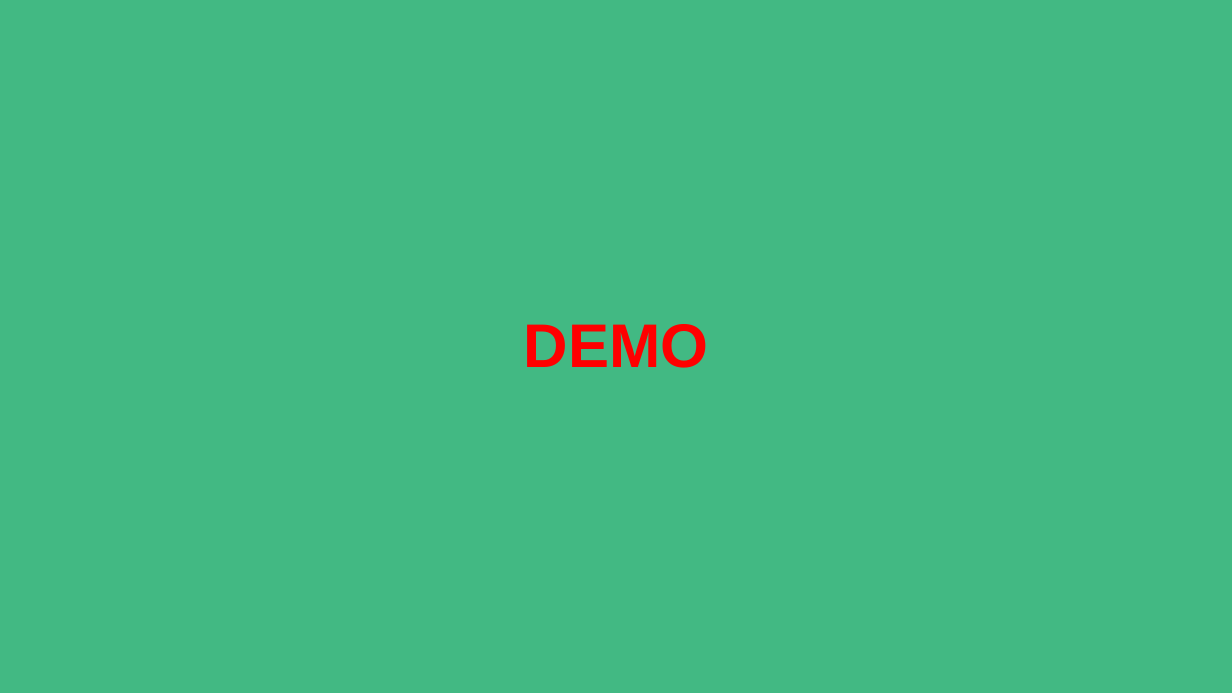
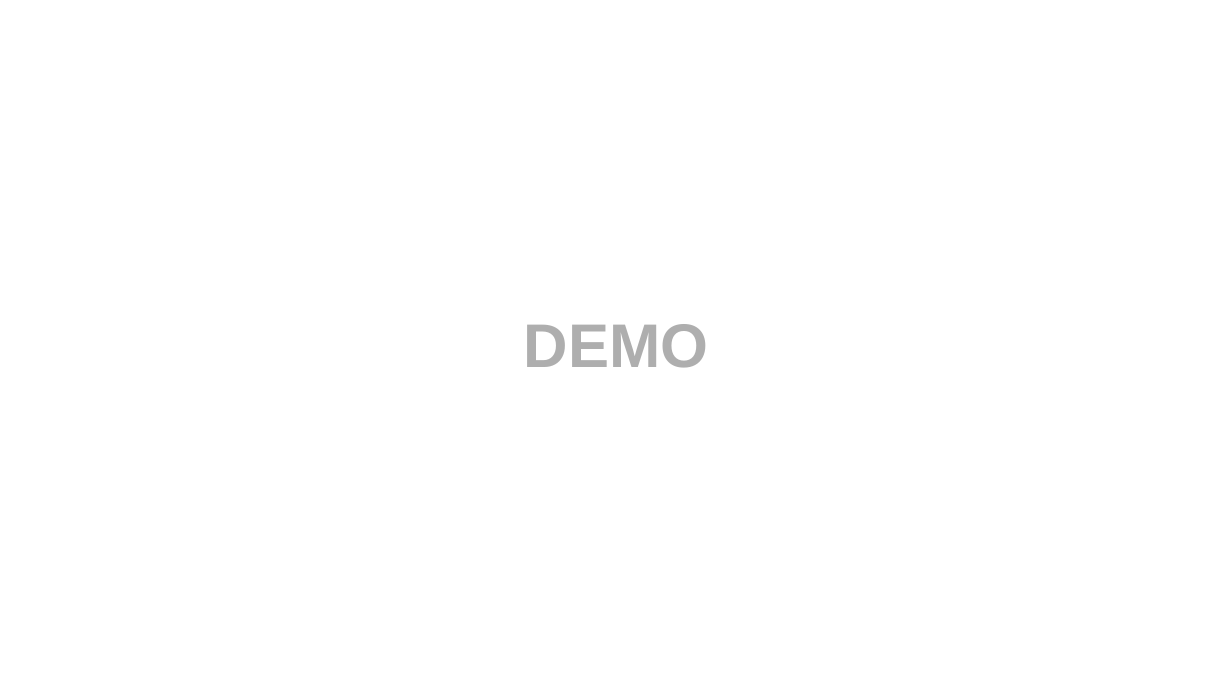
Before and after one commit to RamirezET/vue-sharing, a slide deck: slide 14 of Vue 2.pptx. Drawn at 1232x693 pixels with LibreOffice and Linux fonts; fonts in the diff are those of the drawing. Boxes give left, top, right and bottom in pixels: in the first picture for what was removed or moved away, otherwise in the second. Text is boxed around its words. In the diff, an @@ line names an element or a change of style, - is before the commit and + after.

Commit message:
component demo

```diff
--- a/Vue 2.pptx
+++ b/Vue 2.pptx
@@ freeform shape removed at (x1=0, y1=0, x2=1232, y2=693) @@
@@ title "DEMO" at (x1=524, y1=324, x2=708, y2=368): text colour #FF0000 to #AEAEAE @@
```
Also in this commit, not shown: 7 other slides changed, 7 other files.
